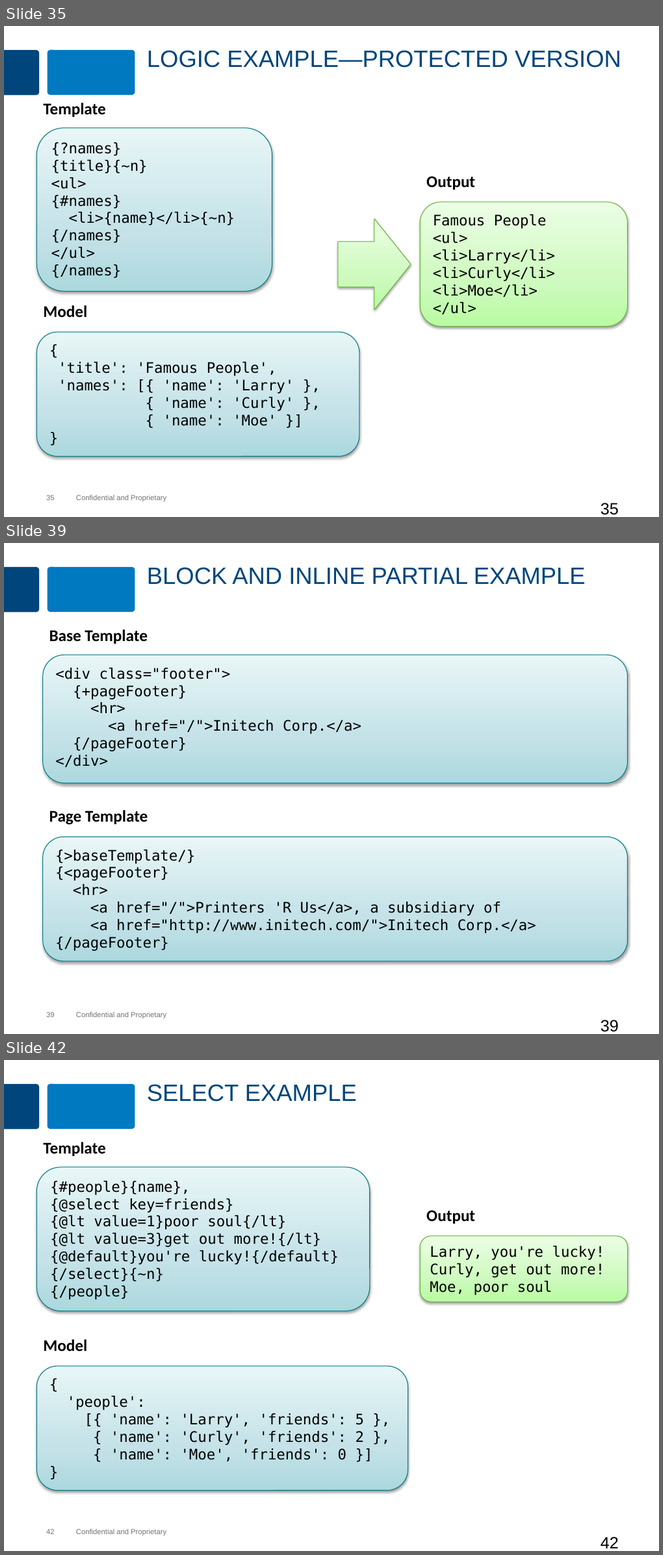
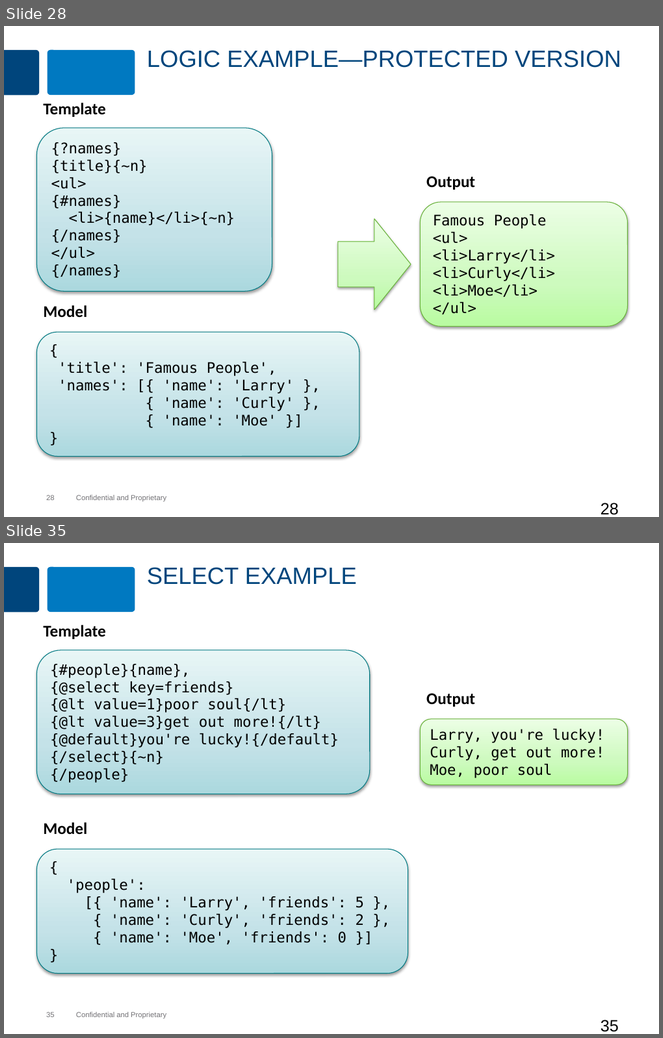
Before and after one commit to MaxMillington/nodePractice, a slide deck: node/lesson-83-dustjs/dustjs.pptx. Shown one above the other, each under a label of ours: slides 35, 39 and 42 before the commit, slides 28 and 35 after it; the slides between them are not shown. The pictures are 663x1555 and 663x1038 pixels, drawn with LibreOffice and Linux fonts; fonts in the diff are those of the drawing; background and template pictures are left out. Boxes give left, top, right and bottom in pixels: in the first picture for what was removed or moved away, otherwise in the second. Text is boxed around its words. In the diff, an @@ line names an element or a change of style, - is before the commit and + after.

```diff
--- a/node/lesson-83-dustjs/dustjs.pptx
+++ b/node/lesson-83-dustjs/dustjs.pptx
@@ slide 39 removed at (4, 543, 659, 1034), background #FFFFFF; not listed: 4 template elements that a slide beside it also shows @@
@@ title removed at (147, 567, 586, 585) @@
-BLOCK AND INLINE PARTIAL EXAMPLE
@@ text removed at (50, 629, 147, 644) @@
-Base Template
@@ rounded rectangle removed at (42, 655, 628, 783) @@
-<div class="footer">
-{+pageFooter}
-<hr>
-<a href="/">Initech Corp.</a>
-{/pageFooter}
-</div>
@@ text removed at (50, 810, 148, 825) @@
-Page Template
@@ rounded rectangle removed at (42, 837, 628, 962) @@
-{>baseTemplate/}
-{<pageFooter}
-<hr>
-<a href="/">Printers 'R Us</a>, a subsidiary of
-<a href="http://www.initech.com/">Initech Corp.</a>
-{/pageFooter}
@@ page number removed at (601, 1020, 619, 1032) @@
-39
@@ what was slide 35 is now slide 28 @@
@@ page number at (46, 495, 54, 500): text changed @@
-35
+28
@@ page number at (601, 503, 619, 515): text changed @@
-35
+28
@@ what was slide 42 is now slide 35 @@
@@ page number at (46, 1012, 54, 1017): text changed @@
-42
+35
@@ page number at (601, 1020, 619, 1032): text changed @@
-42
+35
```
Also in this commit, not shown: 11 slides changed, 2 slides added, 15 other slides removed, 4 other files.
